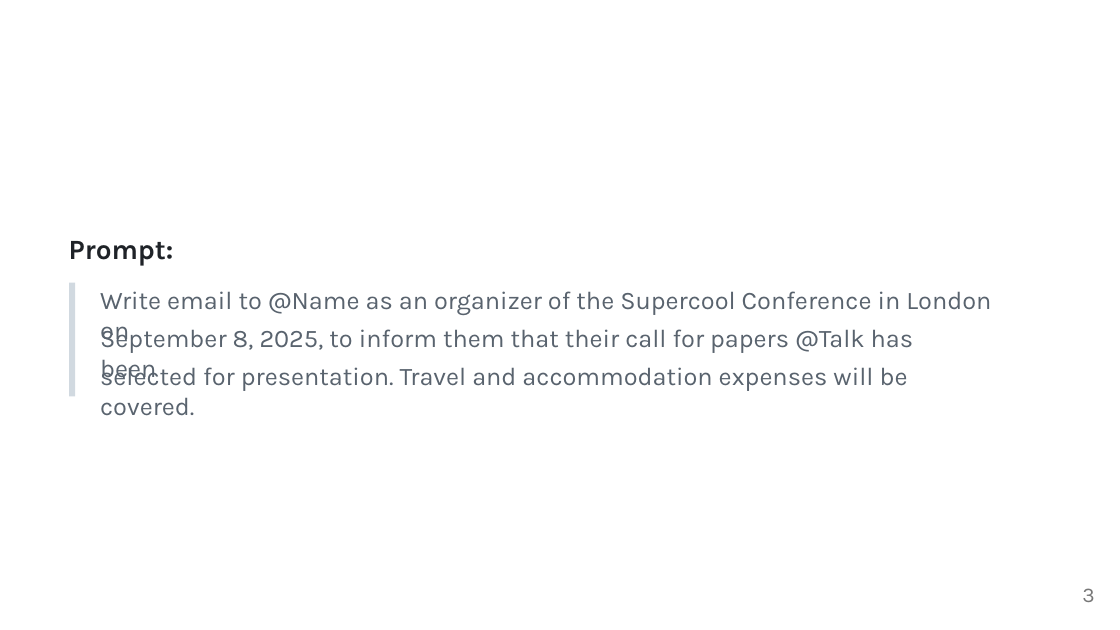
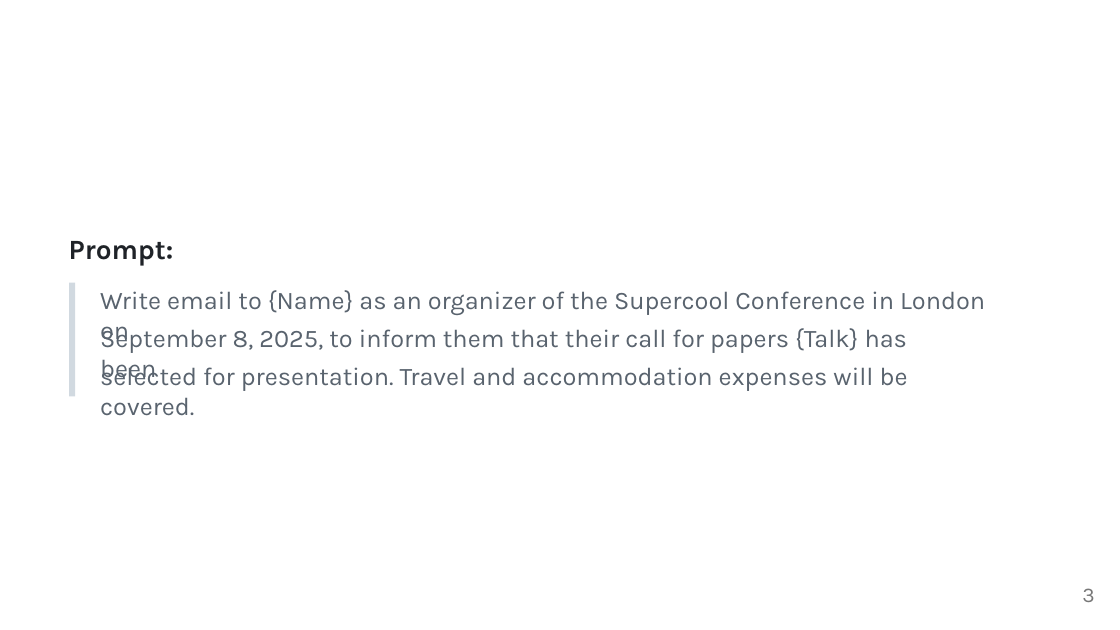
Before and after one commit to webgptorg/slides, a slide deck: slide 3 of Book-2.0.pptx. Drawn at 1120x630 pixels with LibreOffice and Linux fonts; fonts in the diff are those of the drawing. Boxes give left, top, right and bottom in pixels: in the first picture for what was removed or moved away, otherwise in the second. Text is boxed around its words. In the diff, an @@ line names an element or a change of style, - is before the commit and + after.

```diff
--- a/Book-2.0.pptx
+++ b/Book-2.0.pptx
@@ text at [100, 290, 985, 315]: text changed @@
-Write email to @Name as an organizer of the Supercool Conference in London on
+Write email to {Name} as an organizer of the Supercool Conference in London on
@@ text at [100, 326, 908, 353]: text changed @@
-September 8, 2025, to inform them that their call for papers @Talk has been
+September 8, 2025, to inform them that their call for papers {Talk} has been
```
Also in this commit, not shown: 5 other slides changed, 8 slides added, 2 slides removed, 12 other files.
